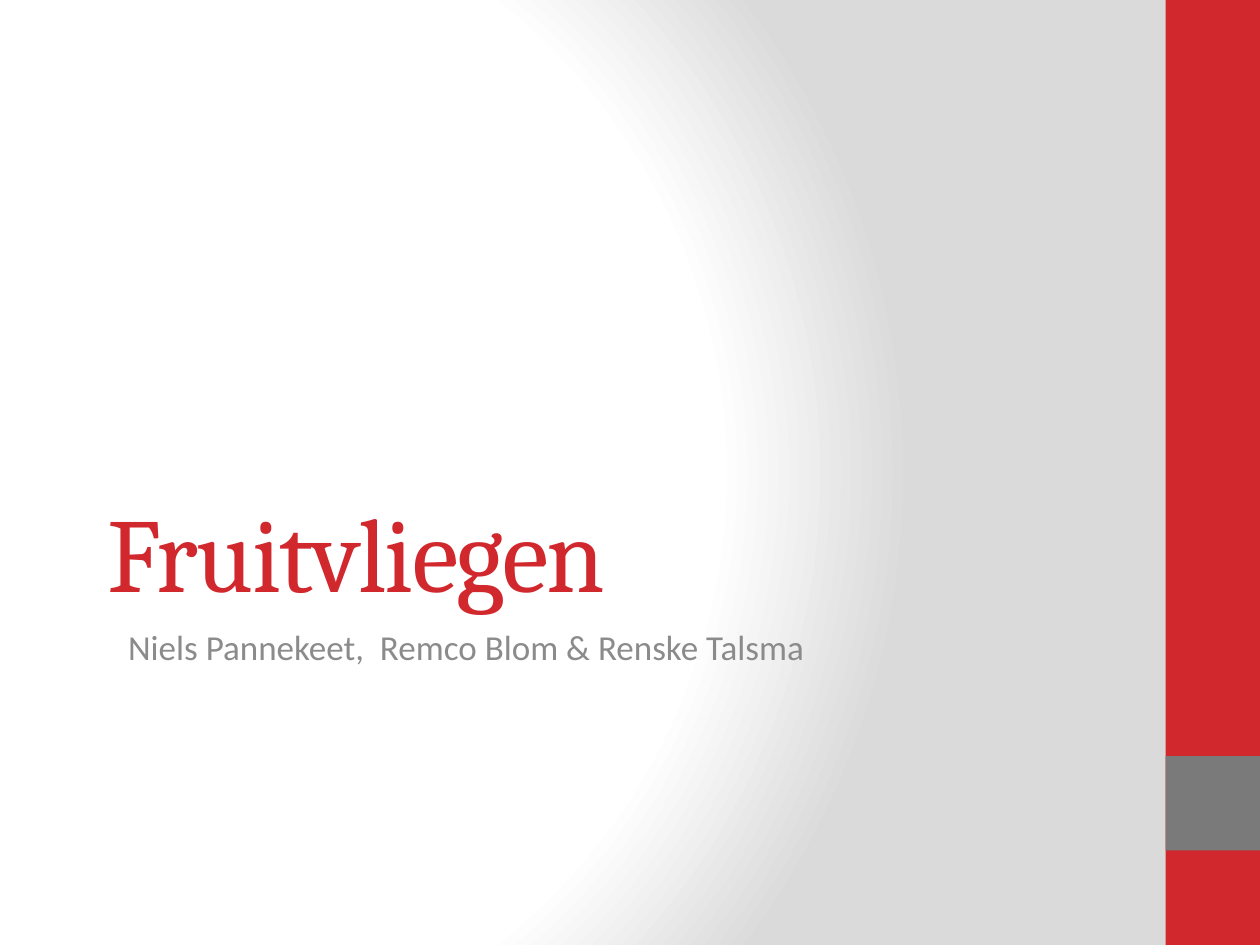
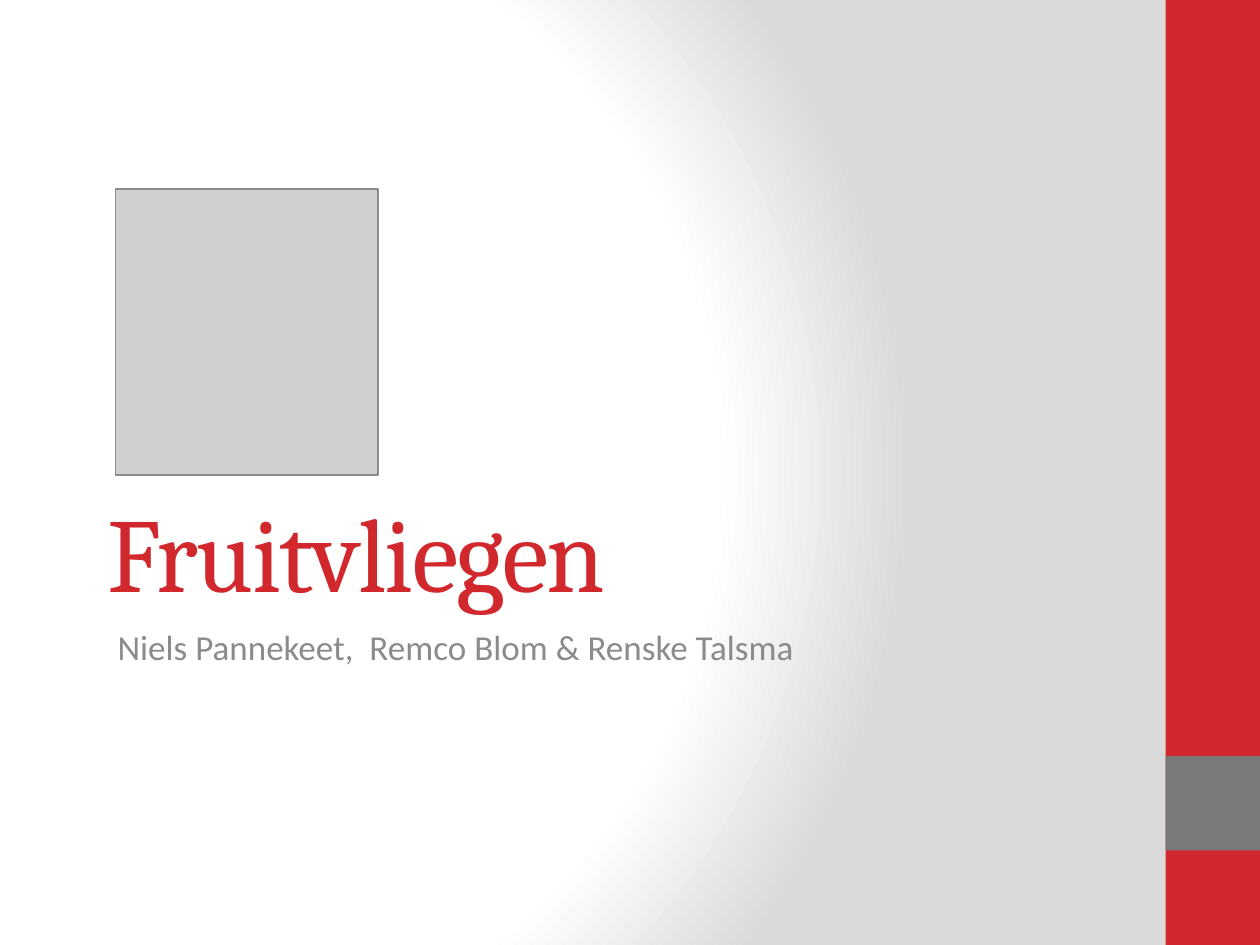
Before and after one commit to Blomr/Fruitvliegen, a slide deck: slide 1 of Fruitvliegen_Presentatie_FINAL VERSION OF DOOM.pptx. Drawn at 1260x945 pixels with LibreOffice and Linux fonts; fonts in the diff are those of the drawing; grey boxes stand for pictures. Boxes give left, top, right and bottom in pixels: in the first picture for what was removed or moved away, otherwise in the second. Text is boxed around its words. In the diff, an @@ line names an element or a change of style, - is before the commit and + after.

```diff
--- a/Fruitvliegen_Presentatie_FINAL VERSION OF DOOM.pptx
+++ b/Fruitvliegen_Presentatie_FINAL VERSION OF DOOM.pptx
@@ picture added at bbox=[116, 189, 378, 475] @@
@@ subtitle "Niels Pannekeet, Remco Blom & ...": place and size @@
-subtitle "Niels Pannekeet, Remco Blom & ..." at bbox=[128, 636, 804, 664]
+subtitle "Niels Pannekeet, Remco Blom & ..." at bbox=[118, 636, 794, 664]
```
Also in this commit, not shown: 1 other slide changed, 6 other files.
